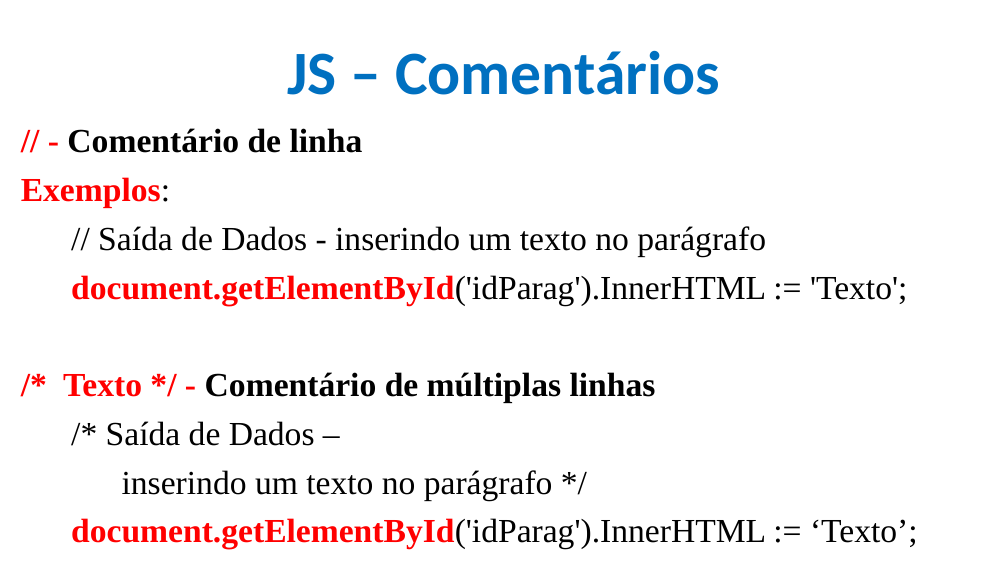
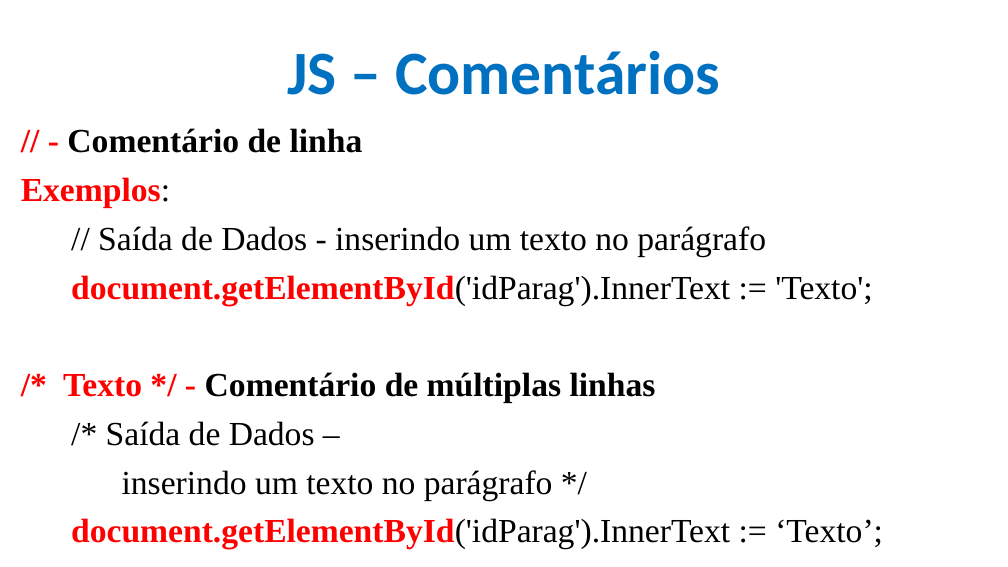
Before and after one commit to CloudEducationBrazil/WydenDesenvolvimentoWebPHP, a slide deck: slide 21 of 01 Classes/Aula 08 Desenvolvimento Web PHP - JS.pptx. Drawn at 1008x567 pixels with LibreOffice and Linux fonts; fonts in the diff are those of the drawing; background and template pictures are left out. Boxes give left, top, right and bottom in pixels: in the first picture for what was removed or moved away, otherwise in the second. Text is boxed around its words. In the diff, an @@ line names an element or a change of style, - is before the commit and + after.

```diff
--- a/01 Classes/Aula 08 Desenvolvimento Web PHP - JS.pptx
+++ b/01 Classes/Aula 08 Desenvolvimento Web PHP - JS.pptx
@@ text at <box>71,275,872,305</box>: text changed @@
-document.getElementById('idParag').InnerHTML := 'Texto';
+document.getElementById('idParag').InnerText := 'Texto';
@@ text at <box>71,518,883,549</box>: text changed @@
-document.getElementById('idParag').InnerHTML := ‘Texto’;
+document.getElementById('idParag').InnerText := ‘Texto’;
```
Also in this commit, not shown: 1 other slide changed.
